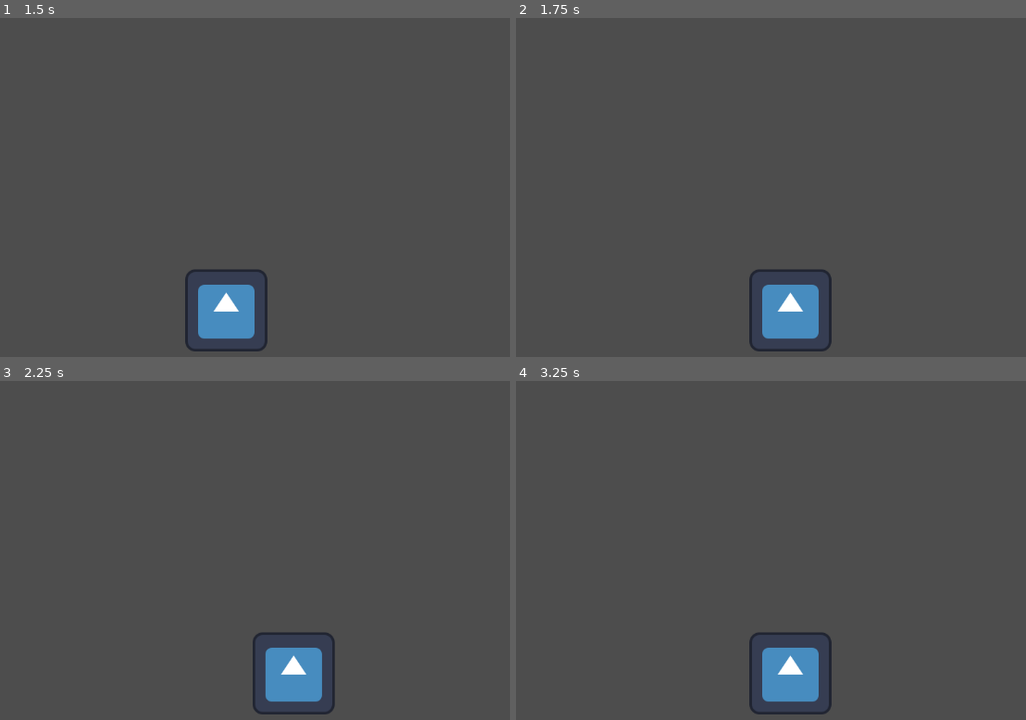
Above: before the commit, frames 1-4 (two rows, left to right).
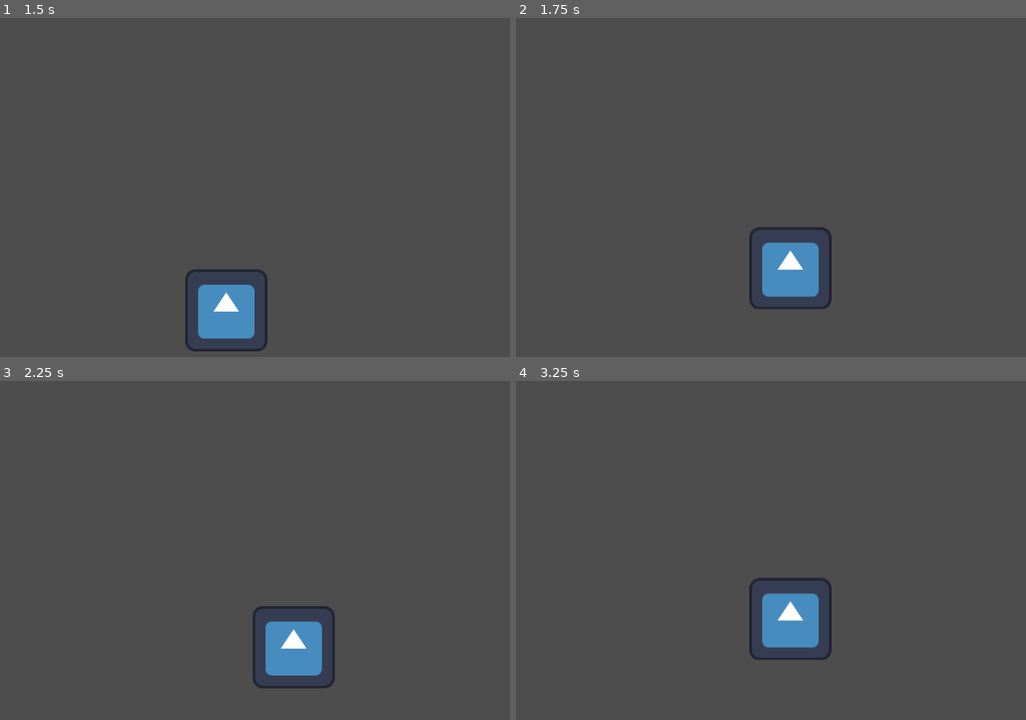
Above: after the commit, the same moments.

Repository: McKinley-TheProProgrammer/ShushGame
Game: Godot game, scene res://teste/level_sandbox.tscn
Same seed, same stepped clock (60 frames per second), same inputs: the game is played once before the commit and once after it. The engine's default icon, where the game draws it, is replaced by a stand-in: a white triangle on a blue panel in a dark square.
Inputs:
- Up to frame 1 (1.5 s): tap Enter at 0.5 s; hold D (move_right) from 0.53 s (still down); tap W (jump) at 0.6, 0.77, 1.07, 1.35 s
- Up to frame 2 (1.75 s): keep holding D (move_right); tap W (jump) at 1.52 s
- Up to frame 3 (2.25 s): tap W (jump) at 1.82, 2.1 s; release D (move_right) at 2.03 s; hold A (move_left) from 2.03 s (still down)
- Up to frame 4 (3.25 s): release A (move_left) at 2.78 s; hold D (move_right) from 2.78 s (still down); tap W (jump) at 2.85, 3.02 s

Frame 1 is identical in both runs. In frame 2, 3.4% of the frame differs, in the area x 45-62%, y 61-99%; in frame 3, 2.4%; in frame 4, 4.2%, in the area x 45-62%, y 58-99%.

Commit message:
movement with StateMachine!!

Diff:
--- a/shush!/scripts/character_controller/player/move_state.gd
+++ b/shush!/scripts/character_controller/player/move_state.gd
@@ -10,7 +10,7 @@
 
 		# Handle jump.
 	if Input.is_action_just_pressed("jump") and body.is_on_floor():
-		body.velocity.x = jump_force
+		body.velocity.y = jump_force
 
 	# Get the input direction and handle the movement/deceleration.
 	# As good practice, you should replace UI actions with custom gameplay actions.
--- a/shush!/scripts/character_controller/player/player.gd
+++ b/shush!/scripts/character_controller/player/player.gd
@@ -6,5 +6,5 @@
 func _process(delta: float) -> void:
 	if Input.is_action_pressed("move_left") || Input.is_action_pressed("move_right"):
 		state_machine.change_state_by_name("Moving", self)
-	elif not Input.is_action_pressed("move_left") || Input.is_action_pressed("move_right"):
+	elif (not Input.is_action_pressed("move_left") || Input.is_action_pressed("move_right")):
 		state_machine.change_state_by_name("Idle", self)
